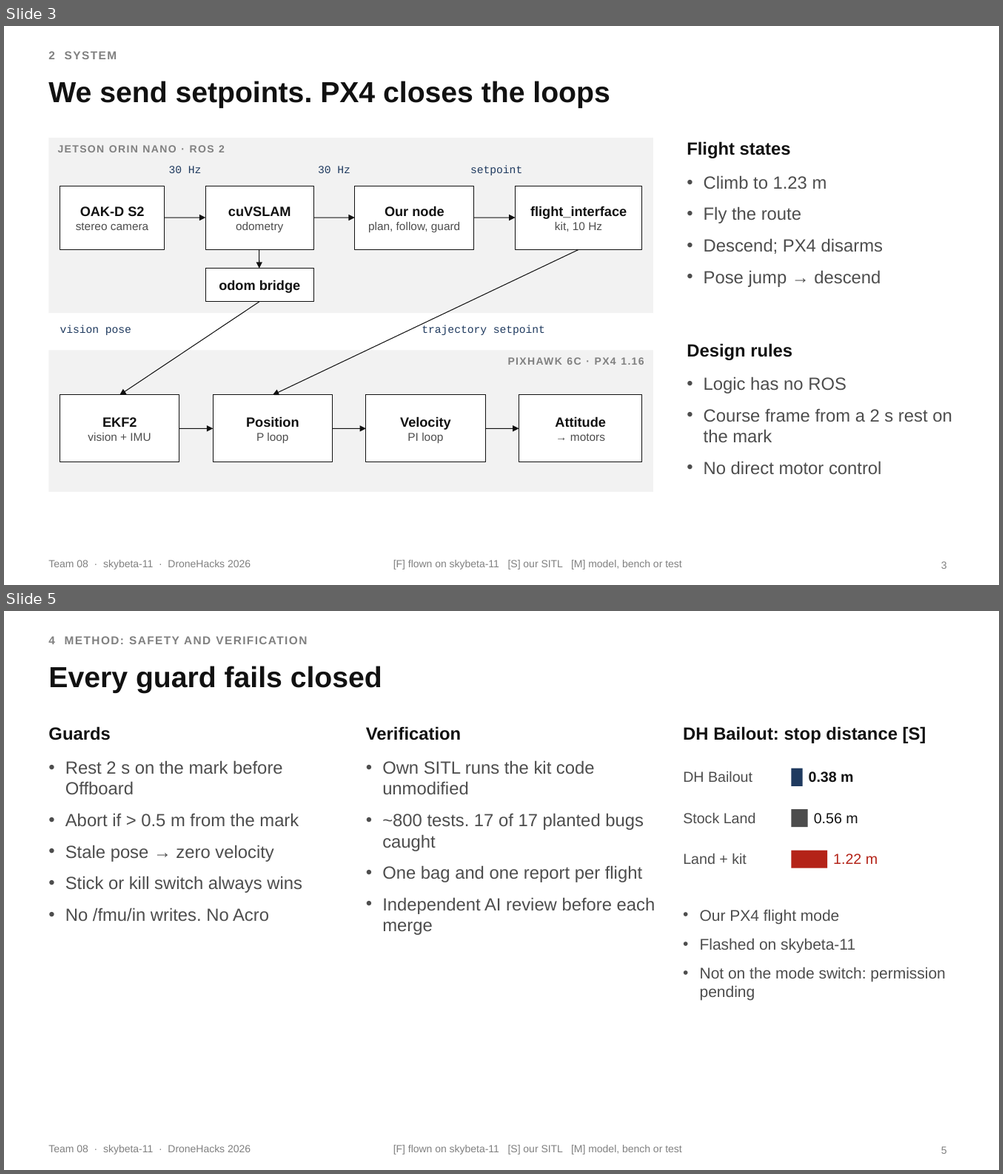
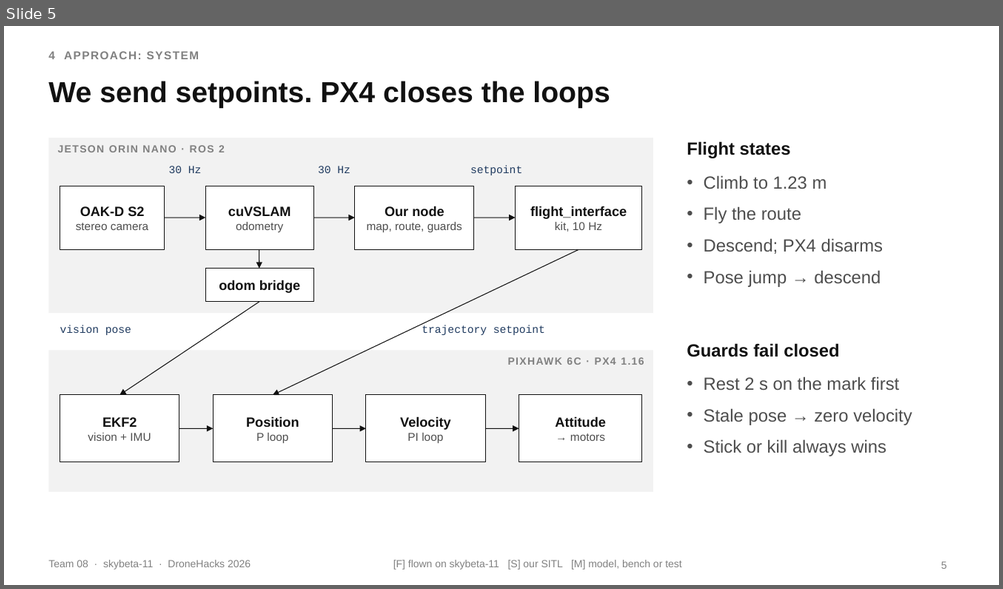
Before and after one commit to moterodiaz/DroneHacks, a slide deck: docs/presentation/DroneHacks-Team08-technical.pptx. Shown one above the other, each under a label of ours: slides 3 and 5 before the commit, slide 5 after it; the slides between them are not shown. The pictures are 1003x1174 and 1003x589 pixels, drawn with LibreOffice and Linux fonts; fonts in the diff are those of the drawing. Boxes give left, top, right and bottom in pixels: in the first picture for what was removed or moved away, otherwise in the second. Text is boxed around its words. In the diff, an @@ line names an element or a change of style, - is before the commit and + after.

```diff
--- a/docs/presentation/DroneHacks-Team08-technical.pptx
+++ b/docs/presentation/DroneHacks-Team08-technical.pptx
@@ slide 5 removed at box(4, 611, 999, 1170), background #FFFFFF; not listed: 2 template elements that a slide beside it also shows @@
@@ text removed at box(48, 636, 307, 644) @@
-4 METHOD: SAFETY AND VERIFICATION
@@ title removed at box(48, 666, 382, 693) @@
-Every guard fails closed
@@ text removed at box(48, 726, 110, 741) @@
-Guards
@@ text removed at box(366, 726, 461, 741) @@
-Verification
@@ text removed at box(683, 726, 926, 743) @@
-DH Bailout: stop distance [S]
@@ text removed at box(65, 760, 302, 922) @@
-• Rest 2 s on the mark before Offboard
-• Abort if > 0.5 m from the mark
-• Stale pose → zero velocity
-• Stick or kill switch always wins
-• No /fmu/in writes. No Acro
@@ text removed at box(382, 760, 655, 935) @@
-• Own SITL runs the kit code unmodified
-• ~800 tests. 17 of 17 planted bugs caught
-• One bag and one report per flight
-• Independent AI review before each merge
@@ text removed at box(683, 772, 752, 782) @@
-DH Bailout
@@ rectangle removed at box(791, 769, 802, 786) @@
@@ text removed at box(808, 772, 853, 783) @@
-0.38 m
@@ rectangle removed at box(791, 809, 808, 827) @@
@@ text removed at box(683, 813, 756, 823) @@
-Stock Land
@@ text removed at box(814, 813, 857, 824) @@
-0.56 m
@@ text removed at box(683, 854, 746, 864) @@
-Land + kit
@@ rectangle removed at box(791, 851, 827, 869) @@
@@ text removed at box(833, 854, 877, 864) @@
-1.22 m
@@ text removed at box(700, 910, 945, 1001) @@
-• Our PX4 flight mode
-• Flashed on skybeta-11
-• Not on the mode switch: permission pending
@@ page number removed at box(941, 1147, 947, 1154) @@
-5
@@ what was slide 3 is now slide 5 @@
@@ slide 5 changed as well @@
@@ text at box(48, 51, 199, 59): text changed @@
-2 SYSTEM
+4 APPROACH: SYSTEM
@@ text at box(367, 222, 462, 232): text changed @@
-plan, follow, guard
+map, route, guards
@@ text at box(686, 343, 839, 358): text changed @@
-Design rules
+Guards fail closed
@@ text at box(703, 377, 911, 457): text changed @@
-• Logic has no ROS
-• Course frame from a 2 s rest on the mark
-• No direct motor control
+• Rest 2 s on the mark first
+• Stale pose → zero velocity
+• Stick or kill always wins
@@ page number at box(941, 562, 947, 569): text changed @@
-3
+5
```
Also in this commit, not shown: 5 other slides changed, 4 slides added, 2 other slides removed, 2 other files.
